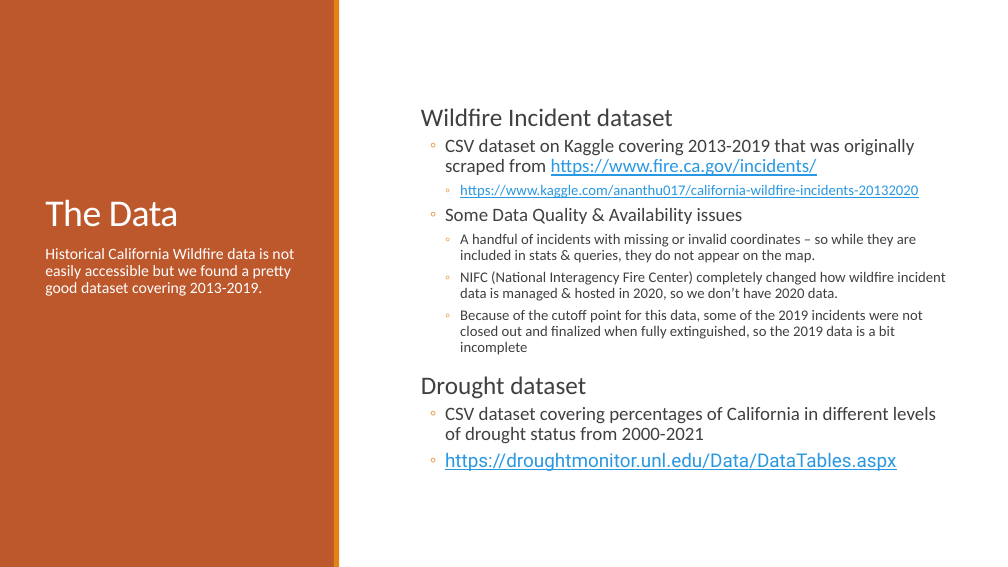
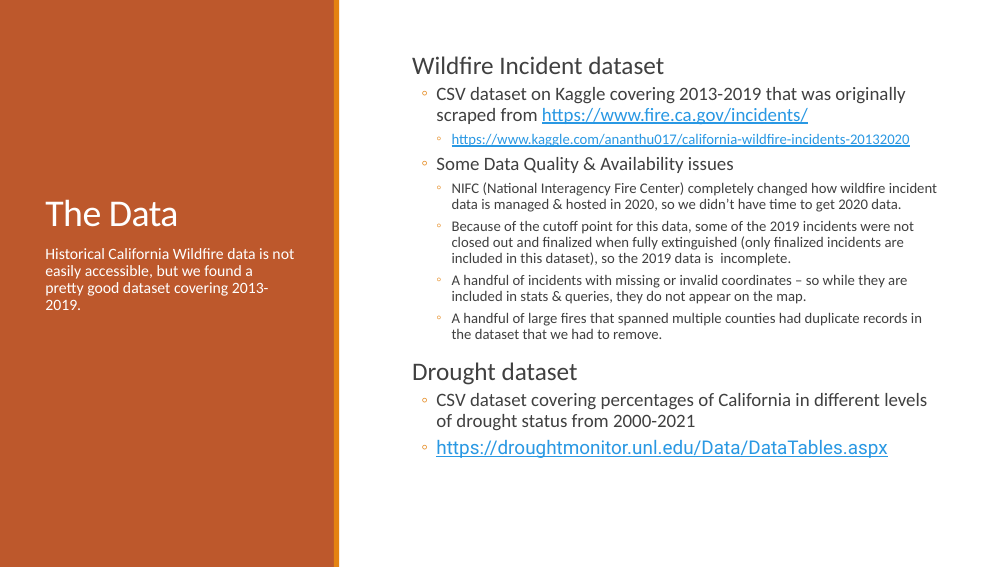
Before and after one commit to MThorpester/California-Wildfires, a slide deck: slide 3 of Margaret/Project Docs/CA Wildfire Dashboard Pres.pptx. Drawn at 1008x567 pixels with LibreOffice and Linux fonts; fonts in the diff are those of the drawing. Boxes give left, top, right and bottom in pixels: in the first picture for what was removed or moved away, otherwise in the second. Text is boxed around its words. In the diff, an @@ line names an element or a change of style, - is before the commit and + after.

```diff
--- a/Margaret/Project Docs/CA Wildfire Dashboard Pres.pptx
+++ b/Margaret/Project Docs/CA Wildfire Dashboard Pres.pptx
@@ text "Wildfire Incident dataset" moved from (x1=421, y1=108, x2=945, y2=471) to (x1=412, y1=56, x2=937, y2=458) @@
@@ text at (x1=452, y1=182, x2=937, y2=266): paragraphs added @@
+    ◦ NIFC (National Interagency Fire Center) completely changed how wildfire incident data is managed & hosted in 2020, so we didn’t have time to get 2020 data.
+    ◦ Because of the cutoff point for this data, some of the 2019 incidents were not closed out and finalized when fully extinguished (only finalized incidents are included in this dataset), so the 2019 data is incomplete.
@@ text at (x1=45, y1=248, x2=294, y2=310): text changed @@
-Historical California Wildfire data is not easily accessible but we found a pretty good dataset covering 2013-2019.
+Historical California Wildfire data is not easily accessible, but we found a pretty good dataset covering 2013-2019.
@@ text at (x1=452, y1=312, x2=922, y2=339): text changed @@
-    ◦ NIFC (National Interagency Fire Center) completely changed how wildfire incident data is managed & hosted in 2020, so we don’t have 2020 data.
-    ◦ Because of the cutoff point for this data, some of the 2019 incidents were not closed out and finalized when fully extinguished, so the 2019 data is a bit incomplete
+    ◦ A handful of large fires that spanned multiple counties had duplicate records in the dataset that we had to remove.
```
Also in this commit, not shown: 8 other slides changed, 1 slide removed, 8 other files.
